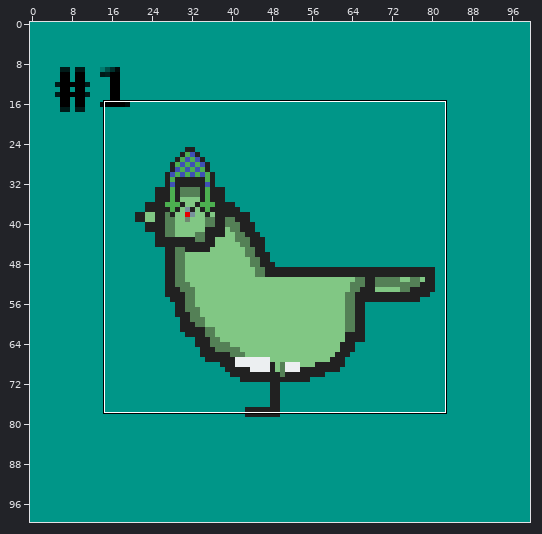
Sprite sheet, stored at output/1.png. The picture above shows the old version from afar; the outline marks the close-up.
Close-up. Before the edit:
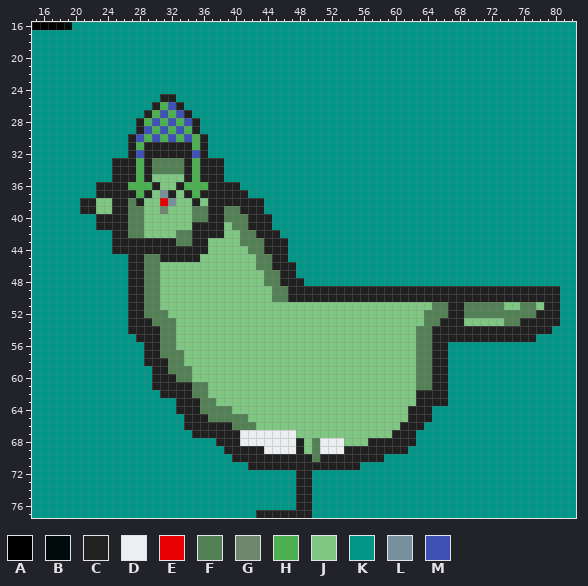
The file is 100x100 pixels. Colours within 5 levels of each other are drawn and written as one. Shown: x 15..82, y 16..77.
Palette (. is transparent): A #000000  B #000c0b  C #212121  D #eceff1  E #e60000  F #548056  G #6f876f  H #4caf50  J #81c784  K #009688  L #78909c  M #3f51b5
The result:
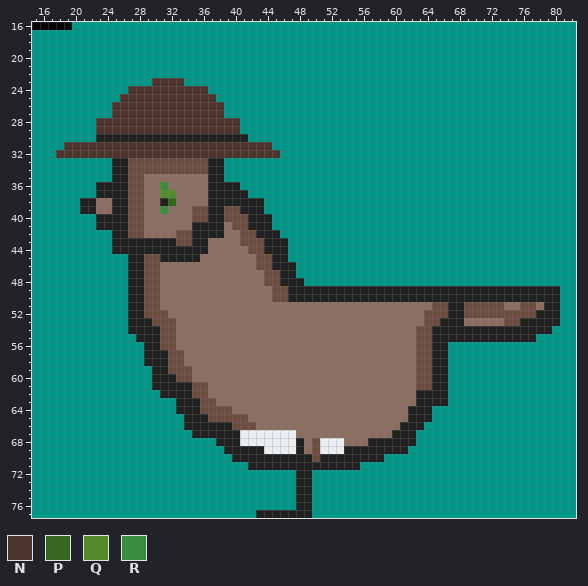
Colours new in this view: N #4e342e  P #33691e  Q #558b2f  R #388e3c
The edit:
colour F: #548056 -> #6d4c41
colour J: #81c784 -> #8d6e63
Changed rows in their new state; - is a pixel that keeps its letter.
first column x 18:
23 ------------NNNN------------
24 ---------NNNNNNNNNN---------
25 --------NNNNNNNNNNNN--------
26 -------NNNNNNNNNNNNNN-------
27 -------NNNNNNNNNNNNNN-------
28 -----NNNNNNNNNNNNNNNNNN-----
29 -----NNNNNNNNNNNNNNNNNN-----
30 -----CCCC-CCCCCCCC-CCCCC----
31 -NNNNNNNNNNNNNNNNNNNNNNNNNN-
32 NNNNNNNNNNNNNNNNNNNNNNNNNNNN
33 ---------FFF----FFF---------
34 ---------FFF----FFF---------
35 ---------FFJ----JJJ---------
36 ---------FFJJR-JJJJ---------
37 ---------FFJ-QQ-JJJ---------
38 ----------F--CP--J----------
39 -------------R--------------
first column x 31:
57 C
